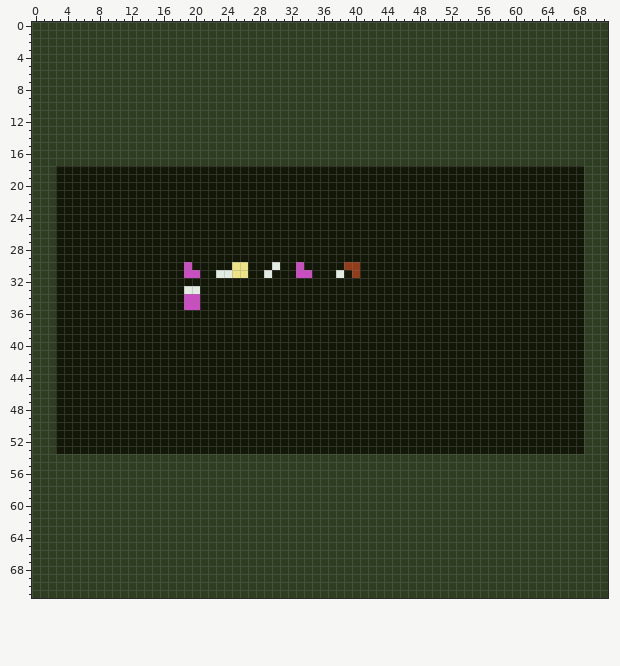
Sprite sheet, stored at 013level.png. This is how it looked before the edit.
The file is 72x72 pixels.
The result:
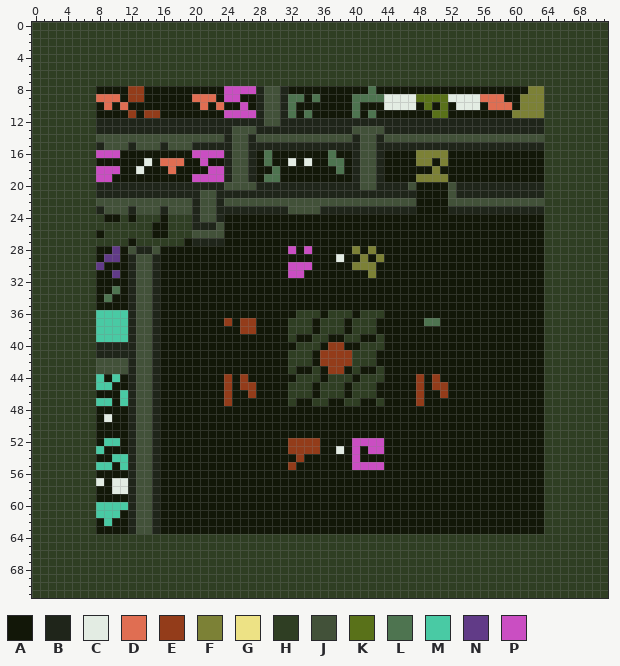
Palette (. is transparent): A #121708  B #1f251a  C #e3ece3  D #e06e52  E #933c1a  F #7c8136  G #ede285  H #2f3e23  J #425139  K #597119  L #4e7450  M #49caa4  N #613b87  P #ca4ec2
From old to new:
Changed rows in their new state; - is an unchanged pixel.
first column x 3:
 8 -----AAAAEEAAAAAAAAAAPPPPBJJBAAAAAAAAAALAAAAAAAAAAAAAAAAAAAFF-----
 9 -----DDDAEEAAAAAADDDAPPAABJJBLLALAAAALLLLCCCCKKKKCCCCDDDAAFFF-----
10 -----ADADAAAAAAAAADADAAPABJJBLAAAAAAALAAACCCCAKAKACCCADDDAFFF-----
11 -----AAAAEAEEAAAAAAAAPPPPBJJBLALAAAAALALAAAAAAAKKAAAAAAAAFFFF-----
12 -----BBBBBBBBBBBBBBBBBBBBBJJBBBBBBBBBBBBBBBBBBBBBBBBBBBBBBBBB-----
13 -----BBBBBBBBBBBBBBBBBJJJBBBBBBBBBBBBJJJJBBBBBBBBBBBBBBBBBBBB-----
14 -----JJJJJJJJJJJJJJJJBJJBJJJJJJJJJJJJBJJBJJJJJJJJJJJJJJJJJJJJ-----
15 -----BJJJBJJJBJJJBBBBBJJBBBBBBBBBBBBBBJJBBBBBBBBBBBBBBBBBBBBB-----
16 -----PPPAAAAAAAAAPPPPBJJBALAAAAAAALAABJJBAAAAFFFFAAAAAAAAAAAA-----
17 -----AAAAAACADDDAAPAABJJBALAACACAALLABJJBAAAAFFAFAAAAAAAAAAAA-----
18 HHHHHPPP--C---D----PPBJJB--L-------L-BJJB------F-------------HHHHH
19 HHHHHPP----------PPPPBJJB-LL---------BJJB----FFFF------------HHHHH
20 HHHHHBBBBBBBBBBBBBBBBJJJJBBBBBBBBBBBBBJJBBBBJ----JBBBBBBBBBBBHHHHH
21 HHHHHBBBBBBBBBBBBBJJBBBBBBBBBBBBBBBBBBBBBBBBB----JBBBBBBBBBBBHHHHH
22 HHHHHJJJJJJJJJJJJBJJBJJJJJJJJJJJJJJJJJJJJJJJJ----JJJJJJJJJJJJHHHHH
23 HHHHHBJJJBJJJBJJJBJJBBBBBBBBBJJJJBBBBBBBBBBBB----BBBBBBBBBBBBHHHHH
24 HHHHHH--H-HHH-HHHBJJB----------------------------------------HHHHH
25 HHHHHHHHHHHH--HHHBBBJ----------------------------------------HHHHH
26 HHHHH-HHHHHH--HHHJJJJ----------------------------------------HHHHH
27 HHHHHHHHH-HHHHHH-BBBB----------------------------------------HHHHH
28 HHHHH--N-JBBJ----------------P-P-----F-F---------------------HHHHH
29 HHHHH-NN-BJJB----------------------C--F-F--------------------HHHHH
30 HHHHHN---BJJB---A-----AA---A-P-P----AFFF---------------------HHHHH
31 HHHHH--N-BJJB---AA--AAAA--A--P-A---A-A-F---------------------HHHHH
32 HHHHH----BJJB------------------------------------------------HHHHH
33 HHHHH--L-BJJB---AA-------------------------------------------HHHHH
34 HHHHH-L--BJJB---AA-------------------------------------------HHHHH
35 HHHHH----BJJB---AA-------------------------------------------HHHHH
36 HHHHHMMMMBJJB-----------------HHH-HHH-HHH--------------------HHHHH
37 HHHHHMMMMBJJB--------E-EE----HHH-HHH-HHH------LL-------------HHHHH
38 HHHHHMMMMBJJB----------EE----HHH-HHH-HHH---------------------HHHHH
39 HHHHHMMMMBJJB----------------H--HH--HH--H--------------------HHHHH
40 HHHHHBBBBBJJB-----------------HHH-EE--HHH--------------------HHHHH
41 HHHHHBBBBBJJB----------------HHH-EEEEHHH---------------------HHHHH
42 HHHHHJJJJBJJB----------------HHH-EEEEHHH---------------------HHHHH
43 HHHHHJJJJBJJB----------------H--H-EE-H--H--------------------HHHHH
44 HHHHHM-M-BJJB--------E-E------HHH-HHH-HHH----E-E-------------HHHHH
45 HHHHHMM--BJJB--------E-EE----HHH-HHH-HHH-----E-EE------------HHHHH
46 HHHHH---MBJJB--------E--E----HHH-HHH-HHH-----E--E------------HHHHH
47 HHHHHMM-MBJJB--------E-------H--HH--HH--H----E---------------HHHHH
48 HHHHH----BJJB------------------------------------------------HHHHH
49 HHHHH-C--BJJB------------------------------------------------HHHHH
50 HHHHH----BJJB------------------------------------------------HHHHH
51 HHHHH----BJJB------------------------------------------------HHHHH
52 HHHHH-MM-BJJB----------------EEEE----PPPP--------------------HHHHH
53 HHHHHM---BJJB----------------EEEE--C-P-PP--------------------HHHHH
54 -----AAMMBJJBAAAAAAAAAAAAAAAAAEAAAAAAPAAAAAAAAAAAAAAAAAAAAAAA-----
55 -----MMAMBJJBAAAAAAAAAAAAAAAAEAAAAAAAPPPPAAAAAAAAAAAAAAAAAAAA-----
56 -----AAAABJJBAAAAAAAAAAAAAAAAAAAAAAAAAAAAAAAAAAAAAAAAAAAAAAAA-----
57 -----CACCBJJBAAAAAAAAAAAAAAAAAAAAAAAAAAAAAAAAAAAAAAAAAAAAAAAA-----
58 -----AACCBJJBAAAAAAAAAAAAAAAAAAAAAAAAAAAAAAAAAAAAAAAAAAAAAAAA-----
59 -----AAAABJJBAAAAAAAAAAAAAAAAAAAAAAAAAAAAAAAAAAAAAAAAAAAAAAAA-----
60 -----MMMMBJJBAAAAAAAAAAAAAAAAAAAAAAAAAAAAAAAAAAAAAAAAAAAAAAAA-----
61 -----MMMABJJBAAAAAAAAAAAAAAAAAAAAAAAAAAAAAAAAAAAAAAAAAAAAAAAA-----
62 -----AMAABJJBAAAAAAAAAAAAAAAAAAAAAAAAAAAAAAAAAAAAAAAAAAAAAAAA-----
63 -----AAAABJJBAAAAAAAAAAAAAAAAAAAAAAAAAAAAAAAAAAAAAAAAAAAAAAAA-----
